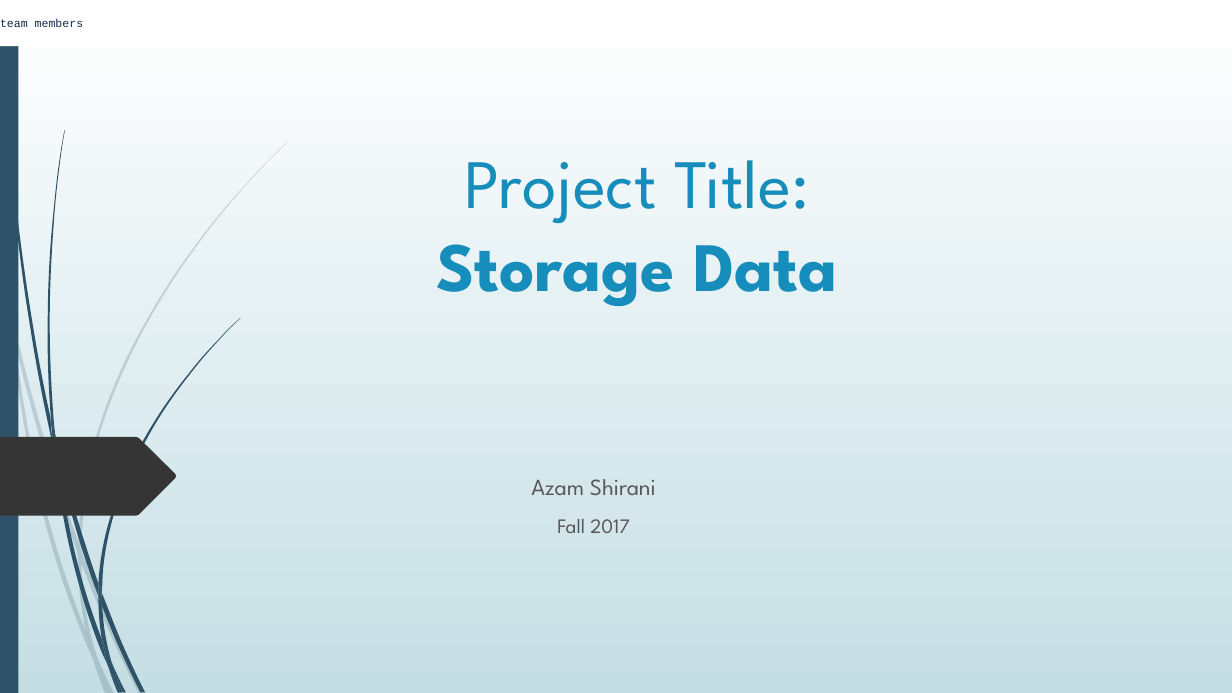
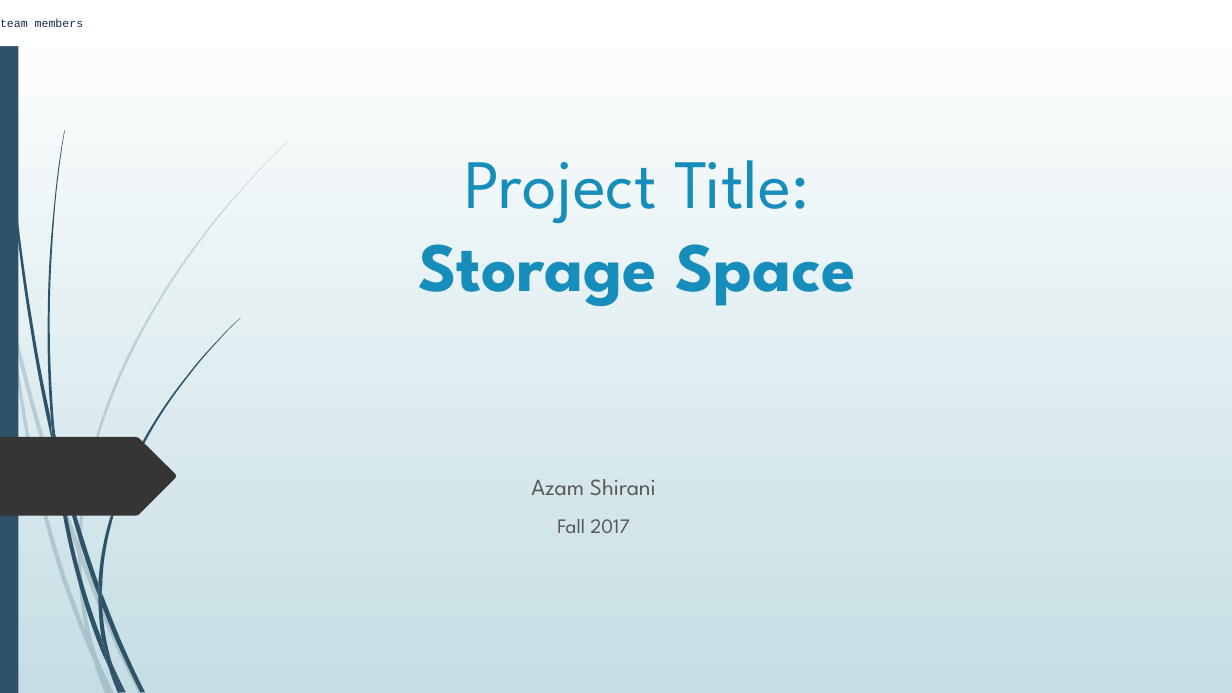
Before and after one commit to Azam6169/storageSystem, a slide deck: slide 1 of PHP-Presentation.pptx. Drawn at 1232x693 pixels with LibreOffice and Linux fonts; fonts in the diff are those of the drawing. Boxes give left, top, right and bottom in pixels: in the first picture for what was removed or moved away, otherwise in the second. Text is boxed around its words. In the diff, an @@ line names an element or a change of style, - is before the commit and + after.

```diff
--- a/PHP-Presentation.pptx
+++ b/PHP-Presentation.pptx
@@ title at box(418, 160, 856, 306): text changed @@
-Project Title:
-Storage Data
+Project Title:
+Storage Space
```
Also in this commit, not shown: 6 other slides changed, 1 slide added, 1 slide removed, 6 other files.
